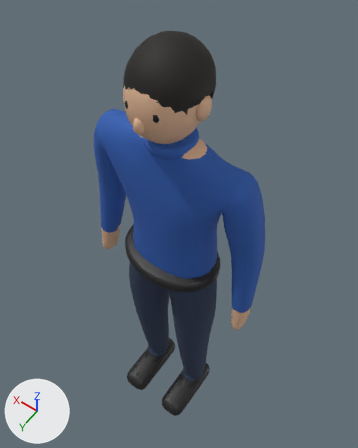
The glTF model public/assets/models/character.glb, before and after one commit.
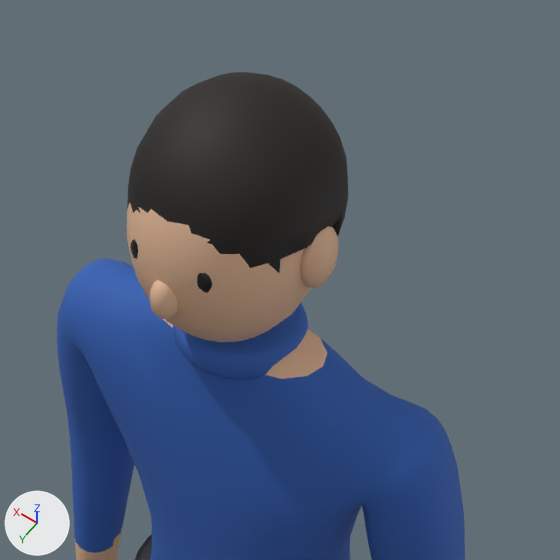
Old and new are each drawn whole from a 50 mm lens placed at (-0.551, 0.733, 2.299), pointed at (0.049, -0.108, 0.979) and again close up on the part from 20% to 85% of the width and 0% to 53% of the height. Every picture has the same lights, and +X, +Y and +Z are marked at lower left. The last two pictures show the newer version.

Names of what the first close-up shows: 'Body'.
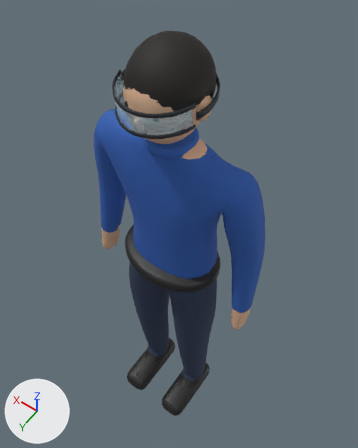
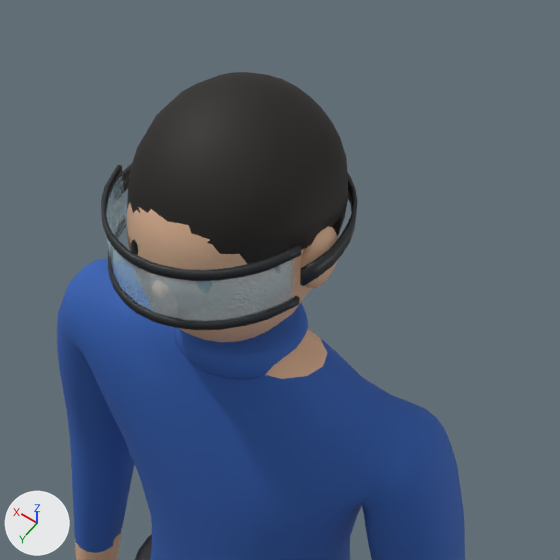
What differs and where, as boxes [x1, y1, x2, y2] in the close-ups (560 x 560 px):
'Goggles', added
    after: [101, 162, 358, 330]
    faces in mat_goggleslens (cyan #bfe3f2): [106, 176, 293, 322]
    faces in mat_gogglesframe (black #22262b): [101, 162, 358, 330]

What the commit changed:
Material 'GogglesLens' (mat_goggleslens) is new.
Its base color is (0.521, 0.768, 0.888) (cyan #bfe3f2).
Its metallic is 0.1.
Its roughness is 0.05.
Its alpha is 0.35.
Material 'GogglesFrame' (mat_gogglesframe) is new.
Its base color is (0.016, 0.0194, 0.0242) (black #22262b).
Mesh me_band is new.
It has 448 vertices, 880 faces and spans x -0.114..0.114, y -0.116..0.138, z 1.583..1.647.
Faces by material slot: [228, 652].
It uses material mat_goggleslens (cyan #bfe3f2).
It uses material mat_gogglesframe (black #22262b).
Object 'Goggles' (ob_goggles) is new; it shows me_band.
Its location is (0.0, 0.0, 0.0).
